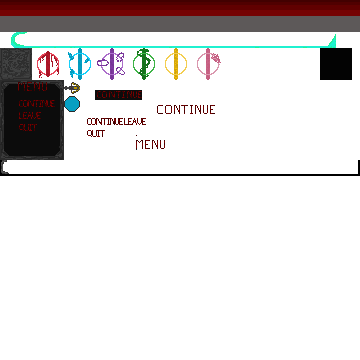
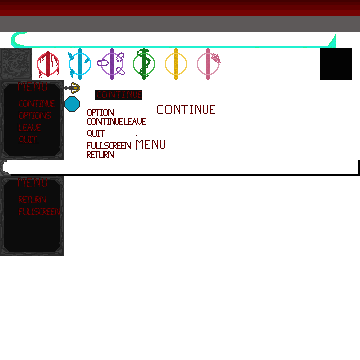
Two versions of the same layered image (360×360). Layer-by-layer changes:
painted on "Background" over [left=0, top=109, right=131, bottom=256]
